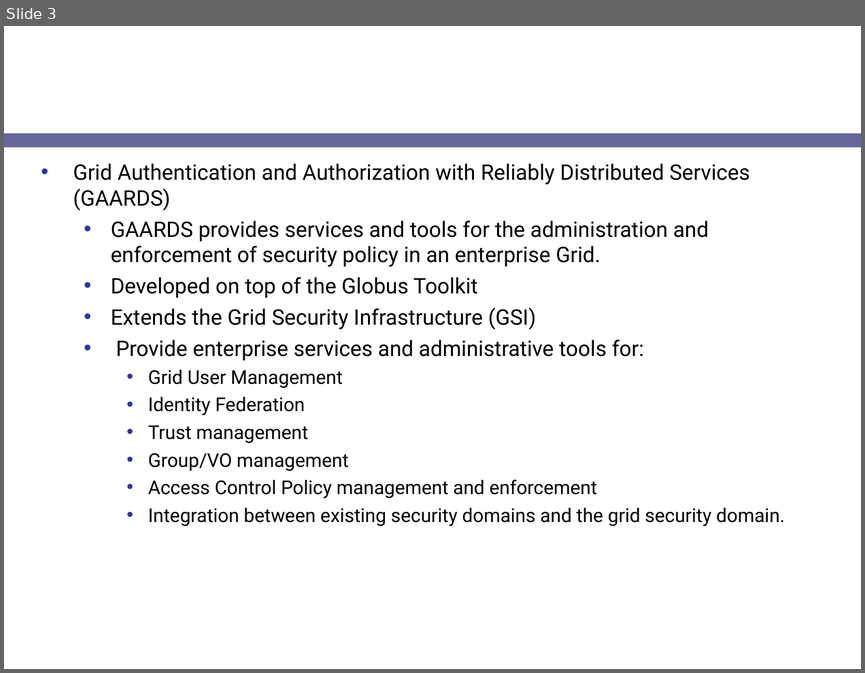
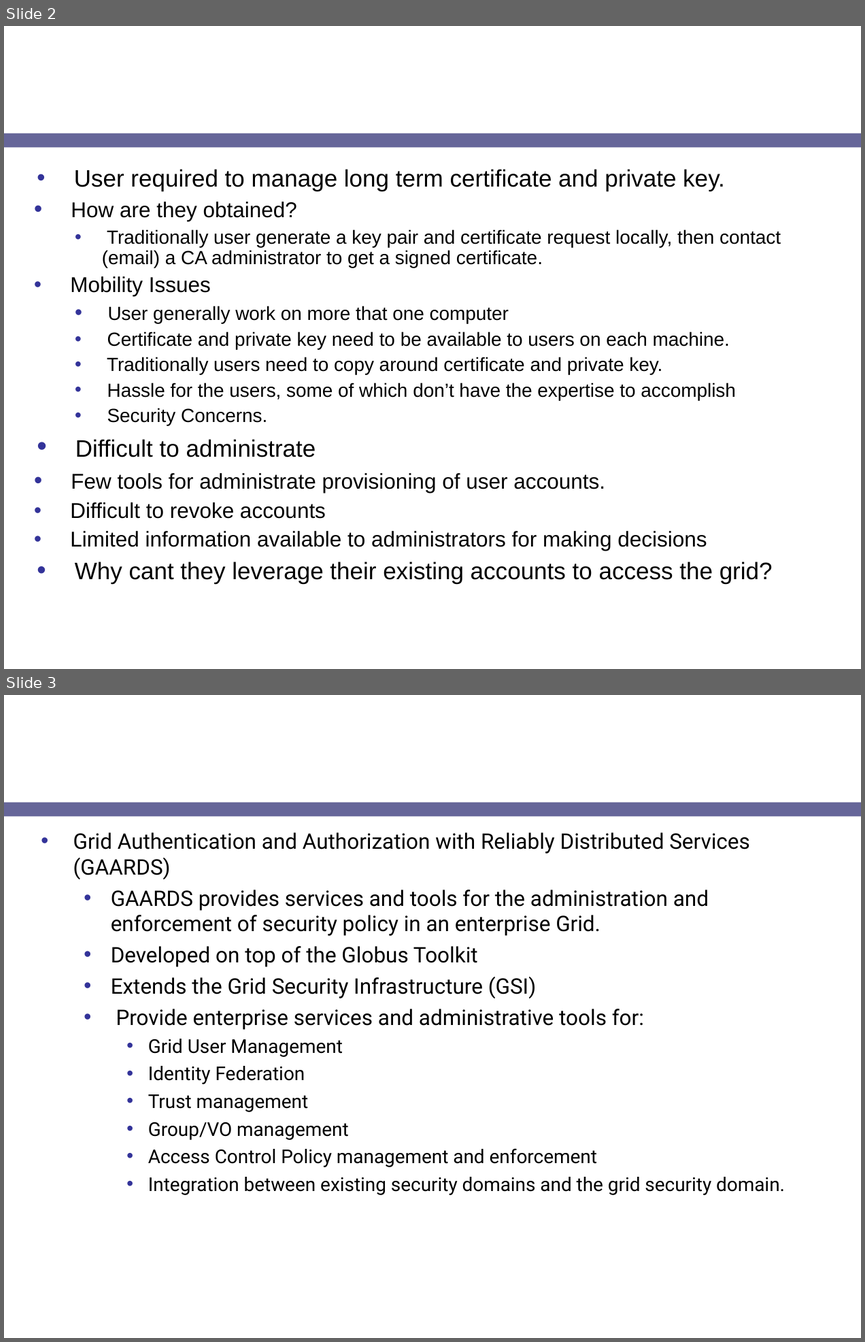
Before and after one commit to NCIP/cagrid-docs, a slide deck: presentations/security/gaards-oracle-2007.ppt. Shown one above the other, each under a label of ours: slide 3 before the commit, slides 2 and 3 after it. The pictures are 865x673 and 865x1342 pixels, drawn with LibreOffice and Linux fonts; fonts in the diff are those of the drawing; background and template pictures are left out. Boxes give left, top, right and bottom in pixels: in the first picture for what was removed or moved away, otherwise in the second. Text is boxed around its words. In the diff, an @@ line names an element or a change of style, - is before the commit and + after.

```diff
--- a/presentations/security/gaards-oracle-2007.ppt
+++ b/presentations/security/gaards-oracle-2007.ppt
@@ slide 2 added at box(4, 26, 861, 669), background picture (left out); not listed: 1 template element that a slide beside it also shows @@
@@ title added at box(33, 26, 675, 126), 24 pt, text #FFFFFF, bold @@
+Administrating Grid Security is Difficult
@@ text added at box(70, 169, 781, 584), 16 pt, text #000000 @@
+• User required to manage long term certificate and private key.
+  • How are they obtained?
+    • Traditionally user generate a key pair and certificate request locally, then contact (email) a CA administrator to get a signed certificate.
+  • Mobility Issues
+    • User generally work on more that one computer
+    • Certificate and private key need to be available to users on each machine.
+    • Traditionally users need to copy around certificate and private key.
+    • Hassle for the users, some of which don’t have the expertise to accomplish
+    • Security Concerns.
+• Difficult to administrate
+  • Few tools for administrate provisioning of user accounts.
+  • Difficult to revoke accounts
+  • Limited information available to administrators for making decisions
+• Why cant they leverage their existing accounts to access the grid?
```
Also in this commit, not shown: 1 slide removed.
